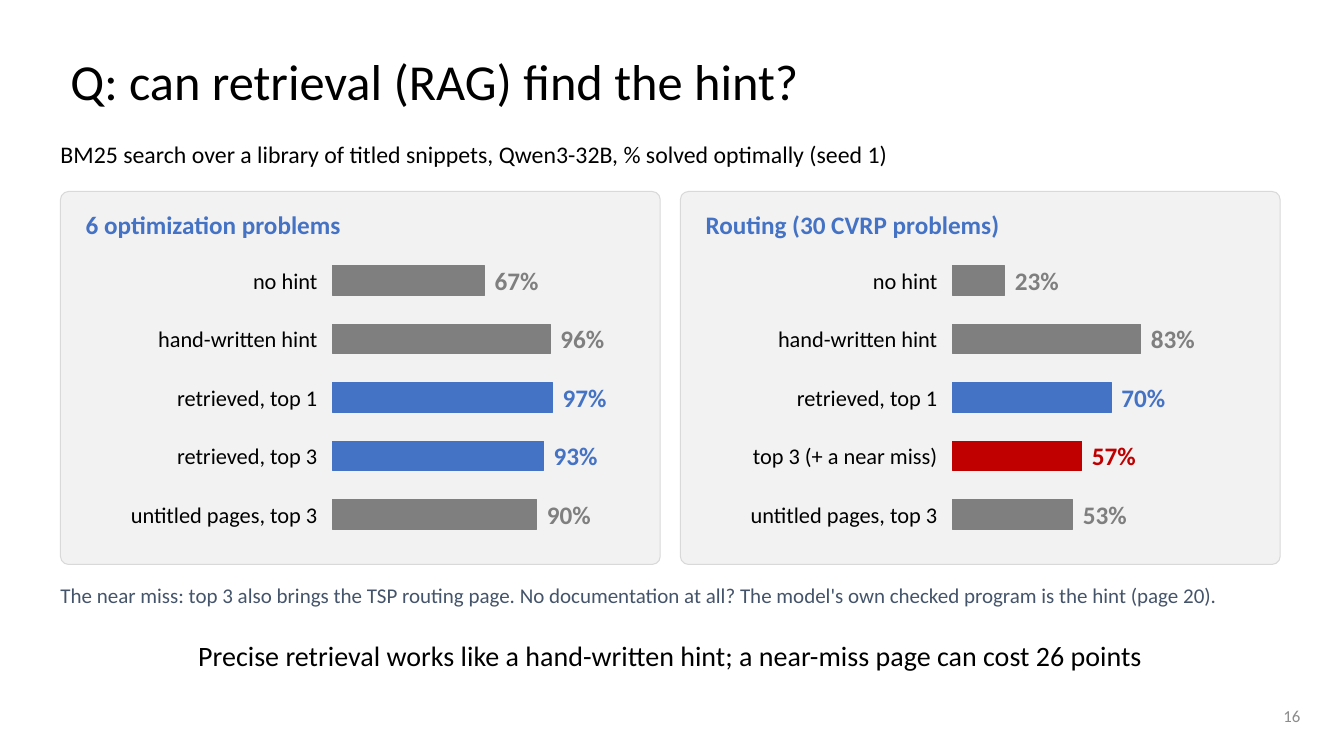
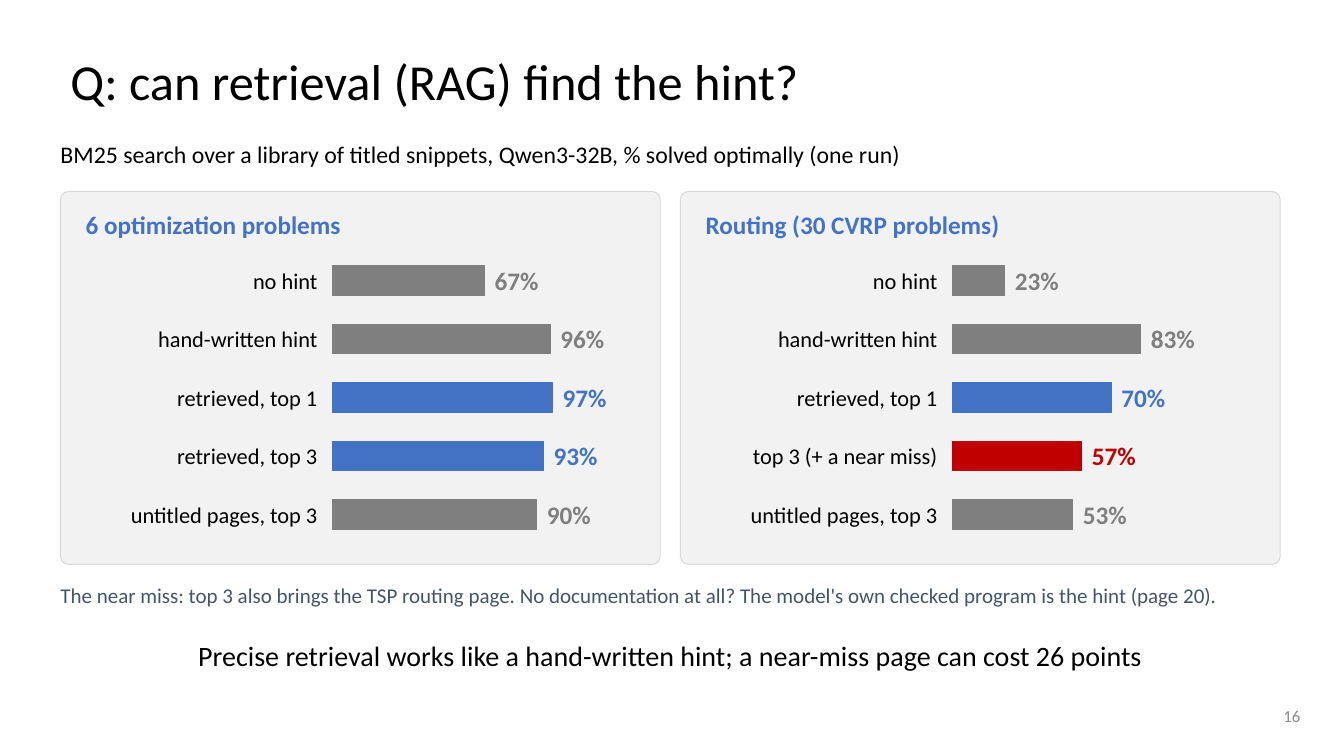
Before and after one commit to dlwns147/CSED490E_Project_Team5, a slide deck: slide 16 of Proposal_Team5.pptx. Drawn at 1344x756 pixels with LibreOffice and Linux fonts; fonts in the diff are those of the drawing. Boxes give left, top, right and bottom in pixels: in the first picture for what was removed or moved away, otherwise in the second. Text is boxed around its words. In the diff, an @@ line names an element or a change of style, - is before the commit and + after.

```diff
--- a/Proposal_Team5.pptx
+++ b/Proposal_Team5.pptx
@@ text at (60, 145, 900, 167): text changed @@
-BM25 search over a library of titled snippets, Qwen3-32B, % solved optimally (seed 1)
+BM25 search over a library of titled snippets, Qwen3-32B, % solved optimally (one run)
```
Also in this commit, not shown: 8 other slides changed, 3 other files.
